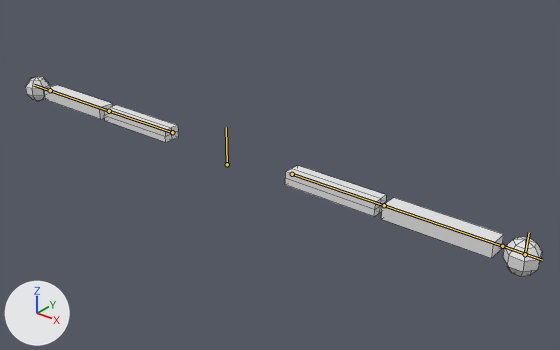
Renders of the Blender file Assets/Models/simple arms.blend from each side of a commit.
The view is the same before and after, from a 50 mm camera at (1.81, -1.94, 1.19) aimed at (0.02, 0.29, -0.19). The axes (+X, +Y, +Z) are drawn at lower left. The lights are the same throughout. The bones that bend it are drawn over the model as lines. Mesh edges are drawn as thin lines.
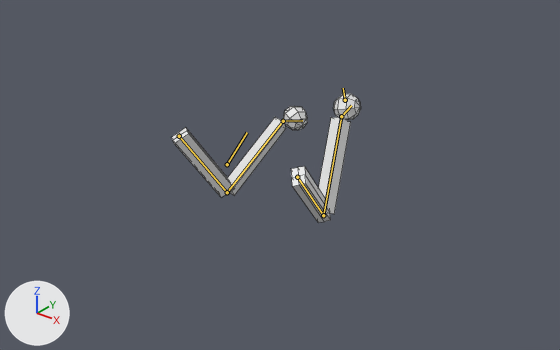
The newer file adds an action. The first version stands in its rest pose; the second is drawn at frame 11 of the action 'Vaulting'.

The change in detail:
Bone 'Bone.006' (bone_bone_006) turns from (0, 0, 0) to (-52, 0, 0) degrees about its own x, y and z.
Bone 'Bone' (bone_bone) turns from (0, 0, 0) to (-90, -11, -122) degrees about its own x, y and z.
Bone 'Bone.001' (bone_bone_001) turns from (0, 0, 0) to (80, -22, 33) degrees about its own x, y and z.
Bone 'Bone.002' (bone_bone_002) turns from (0, 0, 0) to (-44, -14, -18) degrees about its own x, y and z.
Bone 'Bone.003' (bone_bone_003) turns from (0, 0, 0) to (-83, 5, 123) degrees about its own x, y and z.
Bone 'Bone.004' (bone_bone_004) turns from (0, 0, 0) to (98, 23, -18) degrees about its own x, y and z.
Bone 'Bone.005' (bone_bone_005) turns from (0, 0, 0) to (-53, 10, 6) degrees about its own x, y and z.

Location of each change, [x1, y1, x2, y2] in pixels of the pictures (560 x 350 px):
'Cube', posed (63% narrower, 35% shorter)
    before: [26, 77, 542, 276]
    after: [172, 94, 361, 223]
bone 'Bone.006', root to tip
    before: (227, 164) to (226, 127)
    after: (227, 164) to (247, 132)
bone 'Bone', root to tip
    before: (172, 132) to (109, 111)
    after: (179, 136) to (227, 192)
bone 'Bone.001', root to tip
    before: (109, 111) to (50, 90)
    after: (227, 192) to (283, 121)
bone 'Bone.002', root to tip
    before: (50, 90) to (34, 85)
    after: (283, 121) to (302, 120)
bone 'Bone.003', root to tip
    before: (292, 174) to (384, 205)
    after: (297, 177) to (323, 215)
bone 'Bone.004', root to tip
    before: (384, 205) to (502, 246)
    after: (323, 215) to (341, 116)
bone 'Bone.005', root to tip
    before: (502, 246) to (542, 260)
    after: (341, 116) to (351, 105)
